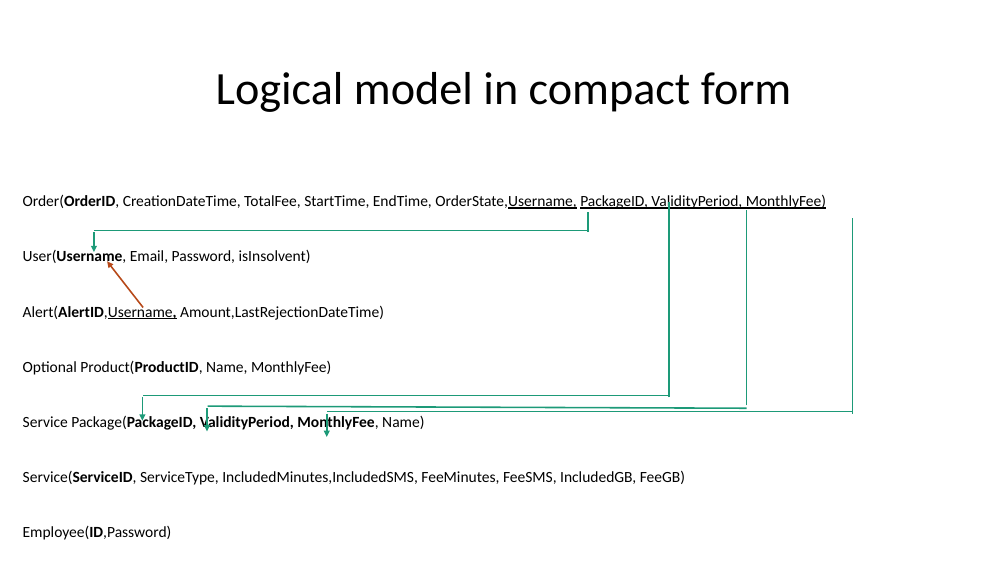
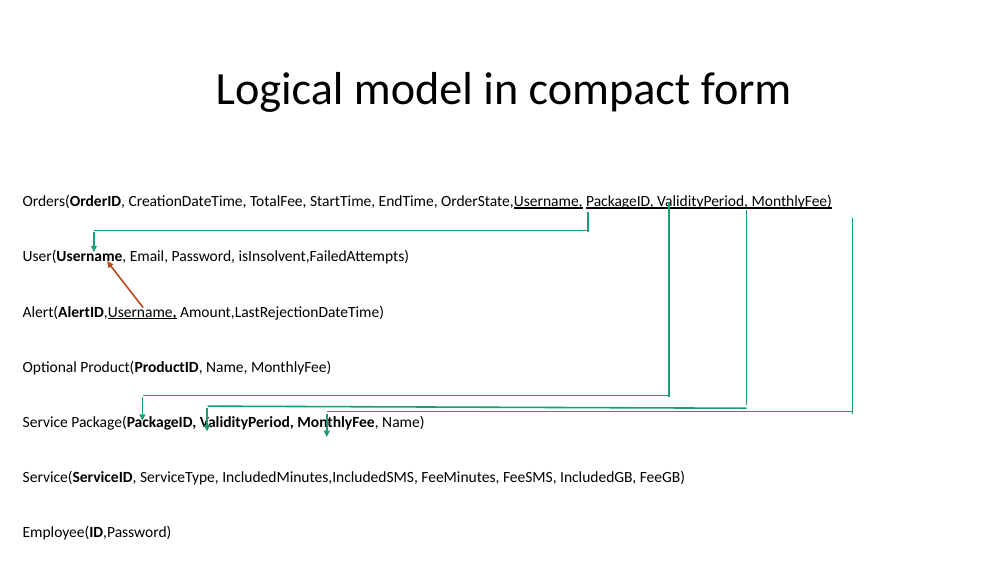
Before and after one commit to priscia99/databases-2-project, a slide deck: slide 1 of Deliverables/Relational Model.pptx. Drawn at 1008x567 pixels with LibreOffice and Linux fonts; fonts in the diff are those of the drawing. Boxes give left, top, right and bottom in pixels: in the first picture for what was removed or moved away, otherwise in the second. Text is boxed around its words. In the diff, an @@ line names an element or a change of style, - is before the commit and + after.

Commit message:
updated db with counter of failed attempts in user table

```diff
--- a/Deliverables/Relational Model.pptx
+++ b/Deliverables/Relational Model.pptx
@@ subtitle at (x1=23, y1=195, x2=832, y2=266): text changed @@
-Order(OrderID, CreationDateTime, TotalFee, StartTime, EndTime, OrderState,Username, PackageID, ValidityPeriod, MonthlyFee)
-User(Username, Email, Password, isInsolvent)
+Orders(OrderID, CreationDateTime, TotalFee, StartTime, EndTime, OrderState,Username, PackageID, ValidityPeriod, MonthlyFee)
+User(Username, Email, Password, isInsolvent,FailedAttempts)
```
Also in this commit, not shown: 5 other files.
